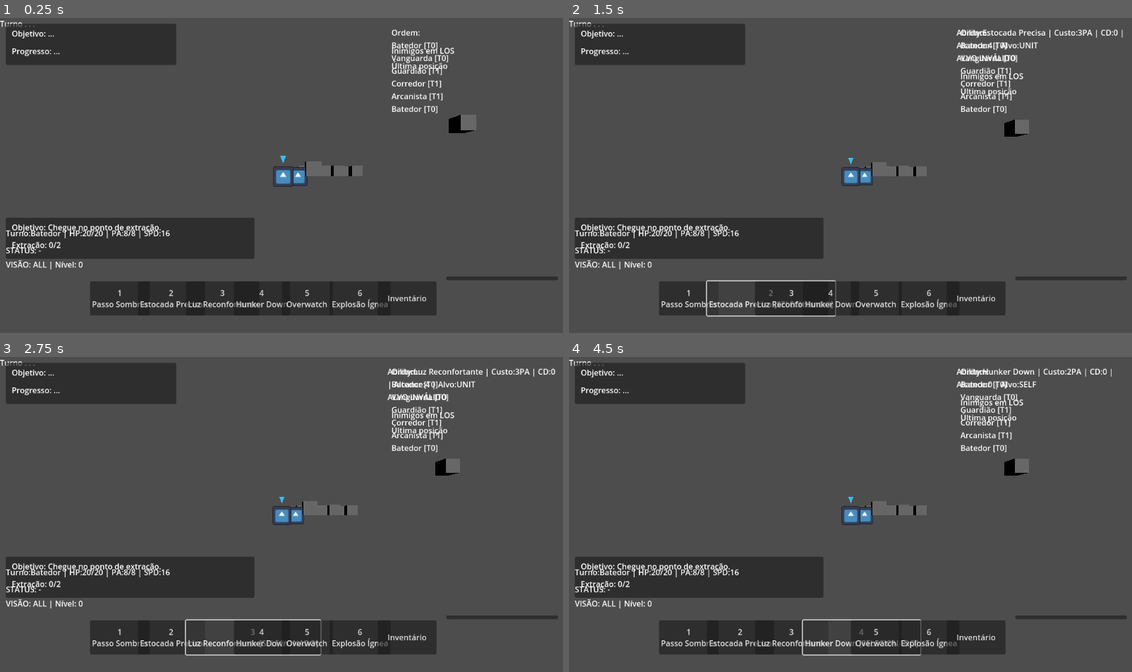
Above: before the commit, frames 1-4 (two rows, left to right).
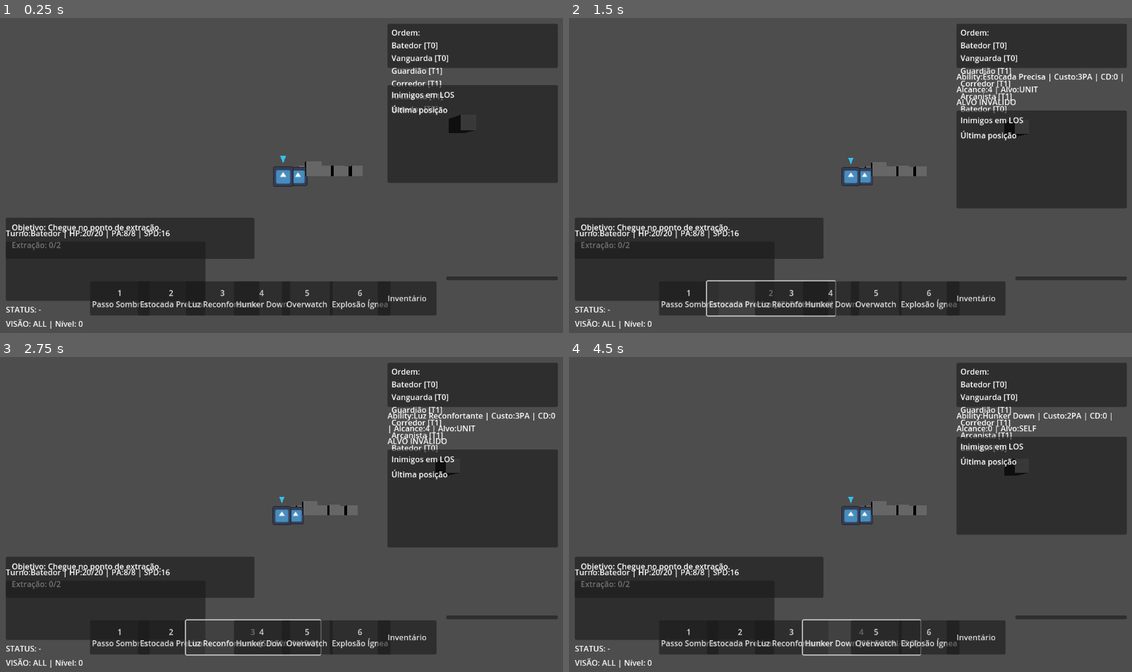
Above: after the commit, the same moments.

Repository: andrecc2507/JOGO
Game: Godot game, scene res://scene/main.tscn
The game is run twice, just before and just after one commit, with the same random seed, the same clock (stepped at 60 frames per second) and the same inputs. The engine's default icon, where the game draws it, is replaced by a stand-in: a white triangle on a blue panel in a dark square.
Inputs:
- Up to frame 1 (0.25 s): no input
- Up to frame 2 (1.5 s): click "1 Passo Sombrio" at 0.5 s; click "1 Passo Sombrio [SELECIONADO]" at 1.25 s
- Up to frame 3 (2.75 s): click "2 Estocada Precisa [SELECIONA…" at 2 s
- Up to frame 4 (4.5 s): click "2 Estocada Precisa" at 2.75 s; click "3 Luz Reconfortante" at 3.5 s; click "3 Luz Reconfortante [SELECION…" at 4.25 s

The runs differ from the first frame. In frame 1, 21% of the frame differs, in the area x 0-99%, y 0-99%; in frame 2, 21%; in frame 3, 21%; in frame 4, 21%.

Commit message:
Fix HUD layout and basic attack click

Diff:
--- a/scripts/tactical/tactical_controller.gd
+++ b/scripts/tactical/tactical_controller.gd
@@ -272,6 +272,28 @@
 
 func _ensure_ui_root() -> void:
 	if ui_root != null:
+		return
+	var existing_layer = get_node_or_null("../UI") as CanvasLayer
+	if existing_layer != null:
+		var root = existing_layer.get_node_or_null("UIRoot") as Control
+		if root == null:
+			root = Control.new()
+			root.name = "UIRoot"
+			root.set_anchors_preset(Control.PRESET_FULL_RECT)
+			root.offset_left = 0
+			root.offset_top = 0
+			root.offset_right = 0
+			root.offset_bottom = 0
+			root.mouse_filter = Control.MOUSE_FILTER_PASS
+			existing_layer.add_child(root)
+			var children = existing_layer.get_children()
+			for child in children:
+				if child == root:
+					continue
+				if child is Control:
+					existing_layer.remove_child(child)
+					root.add_child(child)
+		ui_root = root
 		return
 	var existing = get_node_or_null("../UI") as Control
 	if existing != null:
@@ -1056,7 +1078,12 @@
 		var enemy2 = _visible_enemy_at_cell(_hover_raw)
 		if enemy2 != null:
 			var is_melee2 = _manhattan(act.cell, enemy2.cell) <= 1
+			action_mode = ActionMode.SHOOT
+			_selected_ability = {}
+			_refresh_hotbar(act)
+			_clear_target_overlay()
 			_update_body_target_panel(act, enemy2, is_melee2)
+			_request_attack_confirm(act, enemy2, _get_selected_hit_zone_id(enemy2))
 			return
 
 		if not _reach_cost.has(_hover_snap):
@@ -2951,6 +2978,9 @@
 			ui.add_child(_log_panel)
 	if _log_panel != null:
 		_log_panel.mouse_filter = Control.MOUSE_FILTER_PASS
+		_log_panel.custom_minimum_size = Vector2(0, 110)
+		_log_panel.size_flags_horizontal = Control.SIZE_EXPAND_FILL
+		_log_panel.size_flags_vertical = Control.SIZE_EXPAND_FILL
 	if _hud_bottom_left != null:
 		_reparent_control(_log_panel, _hud_bottom_left)
 
@@ -3016,6 +3046,8 @@
 			ui.add_child(_status_label)
 	if _status_label != null:
 		_status_label.mouse_filter = Control.MOUSE_FILTER_IGNORE
+		_status_label.size_flags_horizontal = Control.SIZE_EXPAND_FILL
+		_status_label.size_flags_vertical = Control.SIZE_SHRINK_BEGIN
 		if _hud_bottom_left != null:
 			_reparent_control(_status_label, _hud_bottom_left)
 	_update_status_ui(null)
@@ -3098,6 +3130,7 @@
 			_reparent_control(_height_label, _hud_bottom_left)
 		_height_label.autowrap_mode = TextServer.AUTOWRAP_WORD_SMART
 		_height_label.size_flags_horizontal = Control.SIZE_EXPAND_FILL
+		_height_label.size_flags_vertical = Control.SIZE_SHRINK_BEGIN
 	_update_height_toggle_label()
 
 func _update_height_toggle_label() -> void:
@@ -3176,6 +3209,9 @@
 		if _hud_top_right != null:
 			_reparent_control(_turn_panel, _hud_top_right)
 		_turn_panel.mouse_filter = Control.MOUSE_FILTER_PASS
+		_turn_panel.custom_minimum_size = Vector2(0, 90)
+		_turn_panel.size_flags_horizontal = Control.SIZE_EXPAND_FILL
+		_turn_panel.size_flags_vertical = Control.SIZE_SHRINK_BEGIN
 		_turn_panel.anchor_left = 0.0
 		_turn_panel.anchor_right = 1.0
 		_turn_panel.anchor_top = 0.0
@@ -3216,6 +3252,9 @@
 		if _hud_top_right != null:
 			_reparent_control(_enemies_panel, _hud_top_right)
 		_enemies_panel.mouse_filter = Control.MOUSE_FILTER_PASS
+		_enemies_panel.custom_minimum_size = Vector2(0, 200)
+		_enemies_panel.size_flags_horizontal = Control.SIZE_EXPAND_FILL
+		_enemies_panel.size_flags_vertical = Control.SIZE_SHRINK_BEGIN
 		_enemies_panel.anchor_left = 0.0
 		_enemies_panel.anchor_right = 1.0
 		_enemies_panel.anchor_top = 0.0
